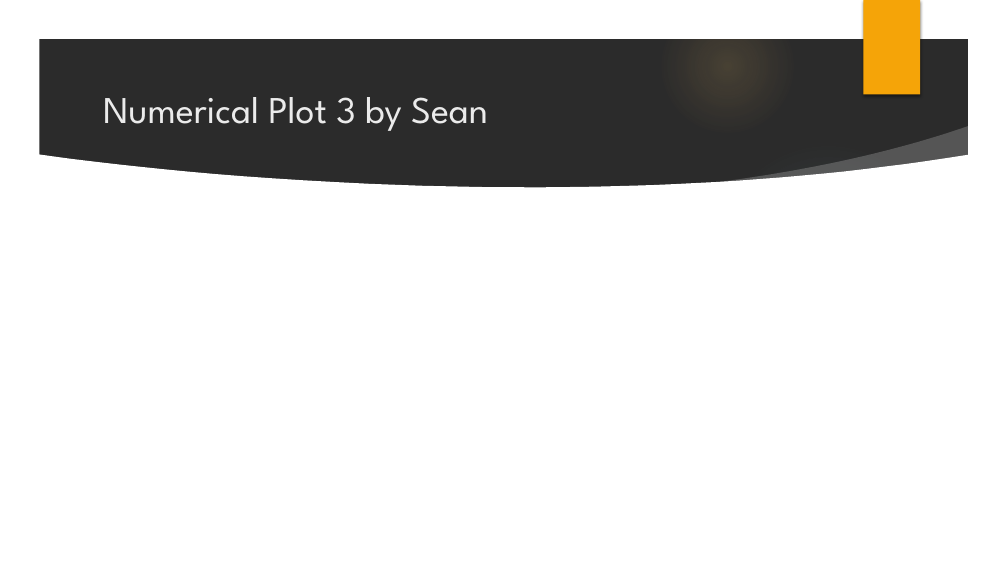
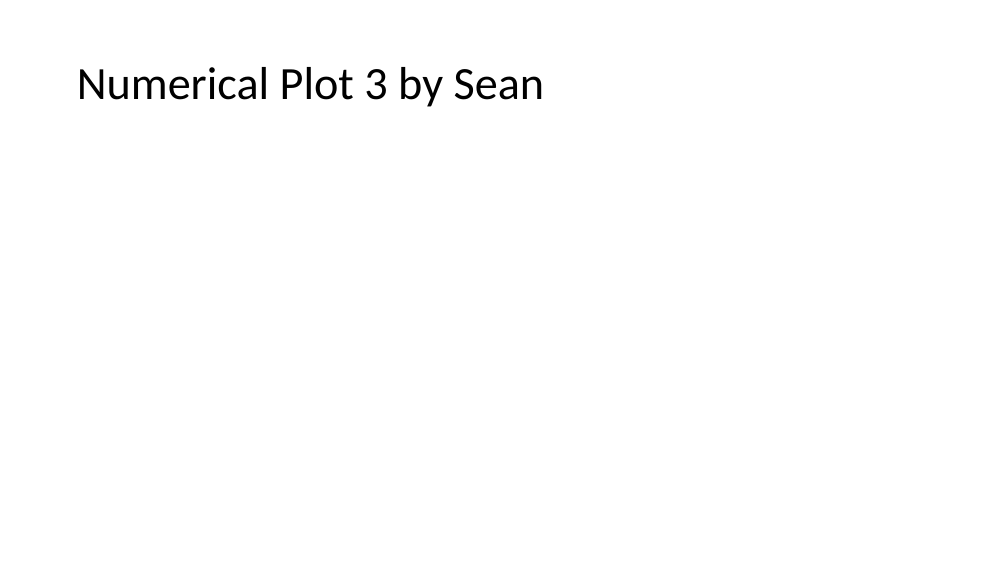
Before and after one commit to zhan656/bootcamp_project1, a slide deck: slide 11 of Vaccinations vs Influenza.pptx. Drawn at 1008x567 pixels with LibreOffice and Linux fonts; fonts in the diff are those of the drawing; background and template pictures are left out; a plain dark background stands for a picture behind light text. Boxes give left, top, right and bottom in pixels: in the first picture for what was removed or moved away, otherwise in the second. Text is boxed around its words. In the diff, an @@ line names an element or a change of style, - is before the commit and + after.

Commit message:
plot done

```diff
--- a/Vaccinations vs Influenza.pptx
+++ b/Vaccinations vs Influenza.pptx
@@ background picture (left out) to #FFFFFF @@
@@ group removed at (0,0,1008,567): 3 freeform shapes, 2 ellipses @@
@@ rectangle removed at (864,0,920,95) @@
@@ title "Numerical Plot 3 by Sean": place and size @@
-title "Numerical Plot 3 by Sean" at (103,97,488,131)
+title "Numerical Plot 3 by Sean" at (77,67,545,107)
@@ title "Numerical Plot 3 by Sean" at (77,67,545,107): size 36 to 44 pt, font League Spartan to Calibri, text colour #EBEBEB to #000000; line spacing 1 to 0.9 @@
```
Also in this commit, not shown: 11 other slides changed, 3 other files.
